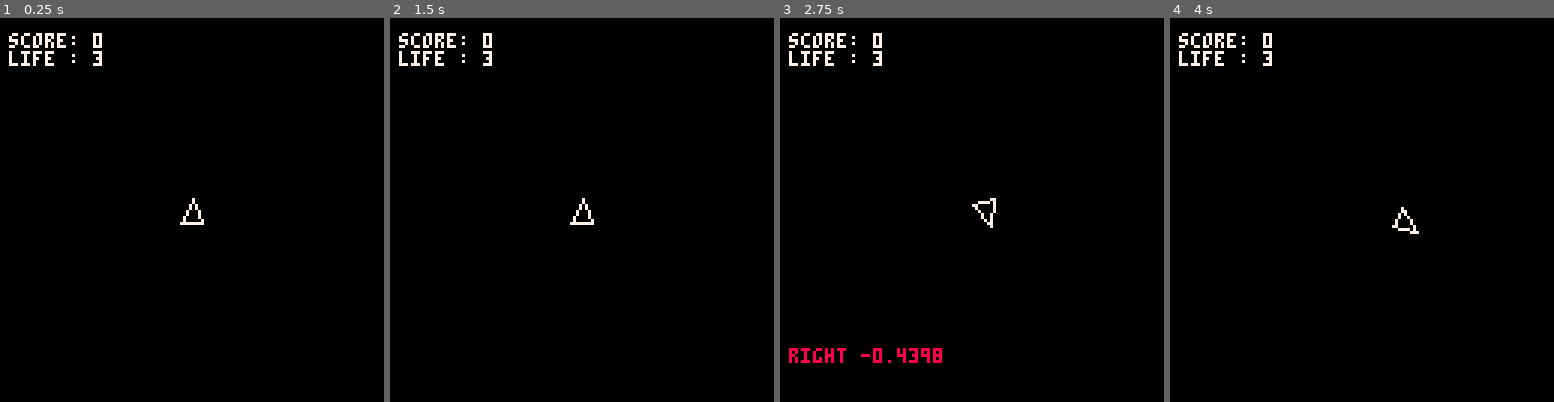
Above: before the commit, frames 1-4 (left to right).
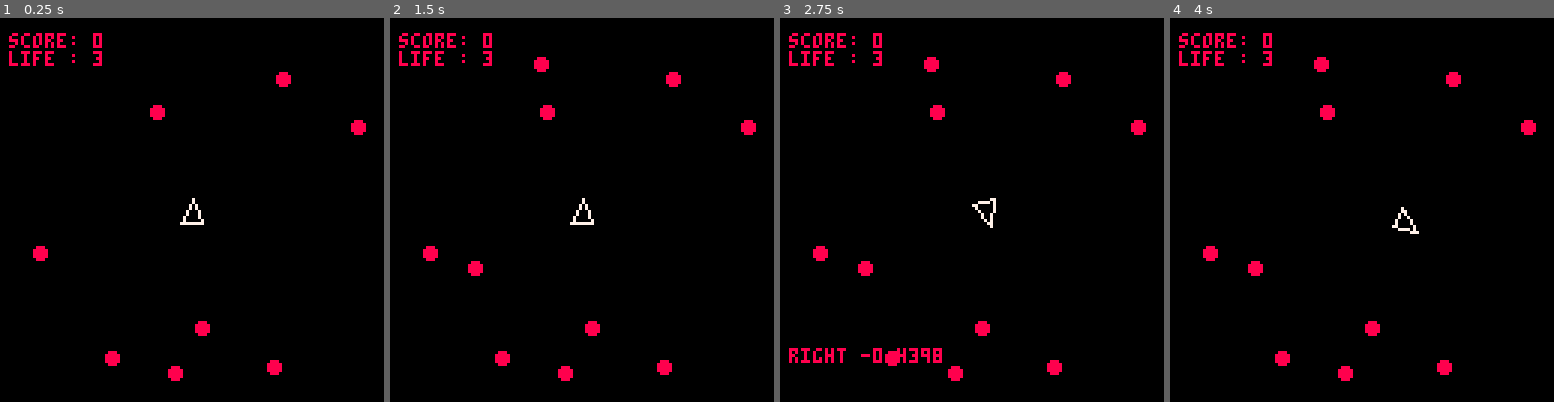
Above: after the commit, the same moments.

Repository: devcherchecollegue-org/back-to-the-90s
Game: PICO-8 cartridge asteroid.p8
Same seed, same stepped clock (60 frames per second), same inputs: the game is played once before the commit and once after it.
Inputs:
- Up to frame 1 (0.25 s): no input
- Up to frame 2 (1.5 s): tap X (X key) at 0.33, 1.07 s
- Up to frame 3 (2.75 s): hold Right 1.6-2.1 s; tap X (X key) at 1.85 s; hold Up 2.15-2.42 s; hold Right from 2.47 s (still down)
- Up to frame 4 (4 s): tap X (X key) at 2.97 s; release Right at 3.03 s; hold Left 3.08-3.58 s

The runs differ from the first frame. In frame 1, 1.7% of the frame differs, in the area x 2-96%, y 3-95%; in frame 2, 1.9%; in frame 3, 1.9%; in frame 4, 1.9%.

Commit message:
refactoring asteroid stuff properly with a table

Diff:
--- a/asteroid.p8
+++ b/asteroid.p8
@@ -28,6 +28,12 @@
 {{0.9,1},{0,-1}}
 }
 
+-- asteroid table
+-- {x,y,vel_x,vel_y}
+roid = {}
+roid_max = 10 -- max nb of roid
+roid_nb = 0
+
 -- called only once
 function _init()
 	cls()
@@ -46,21 +52,15 @@
 	if(btnp(❎)) then fire() end
 	update_player()
 
-
-	-- spawn asteroid
---	local x = rnd(110) + 10
---	local y = rnd(110) + 10
---	while((abs(x-px) < 30) and (abs(y-py) < 30)) do
---		x = rnd(110) + 10
---		y = rnd(110) + 10
---	end
---	draw_asteroid(x,y,3)
+ if(roid_nb < 10) then
+ 	spawn_asteroid()
+ end
 end
 
 -- called at 30fps
 function _draw()
 	draw_player()
-	--draw_asteroid()
+	draw_asteroid()
 	draw_text()
 end
 
@@ -83,9 +83,11 @@
 	-- thruster ?
 end
 
-function draw_asteroid(x,y,r)
+function draw_asteroid()
  -- shitty placeholder
- circfill(x,y,r,8)
+ for r in all(roid) do
+ 	circfill(r[1],r[2],2,8)
+ end
 end
 
 function draw_text()
@@ -144,6 +146,17 @@
  sfx(0)
 end
 
+function spawn_asteroid()
+	local x = rnd(110) + 10
+	local y = rnd(110) + 10
+	while((abs(x-px) < 30) and (abs(y-py) < 30)) do
+		x = rnd(110) + 10
+		y = rnd(110) + 10
+	end
+	add(roid, {x,y,0,0})
+	roid_nb += 1
+end
+
 __gfx__
 00000000000000000000000000000000000000000000000000000000000000000000000000000000000000000000000000000000000000000000000000000000
 00000000000000000000000000000000000000000000000000000000000000000000000000000000000000000000000000000000000000000000000000000000
